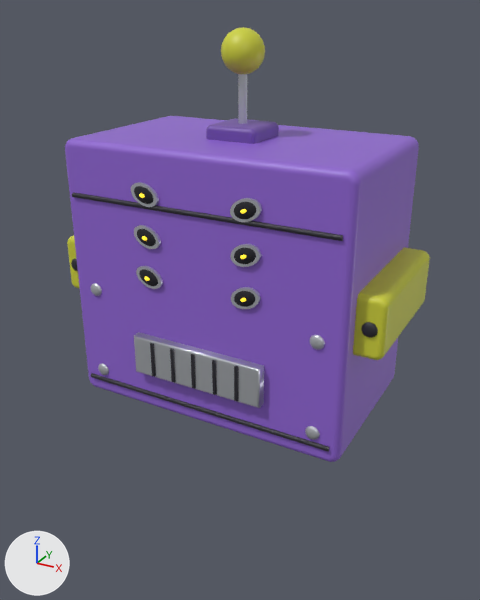
The glTF model robot/testdata/model-seed-3.glb as it was, and as the next commit left it.
Camera for both pictures: a 50 mm lens placed at (0.522, -0.958, 0.931), pointed at (0.046, -0.093, 0.498). The lights are fixed; the arrows at lower left show +X, +Y and +Z. The older version comes first. Where no turn or scale is listed for an object, it has been applied to the vertices.

Names of what the first picture shows: 'antenna-ball-0', 'antenna-base-0', 'ear-1', 'head', 'mouth', 'seam-0', 'seam-1' and 25 more.
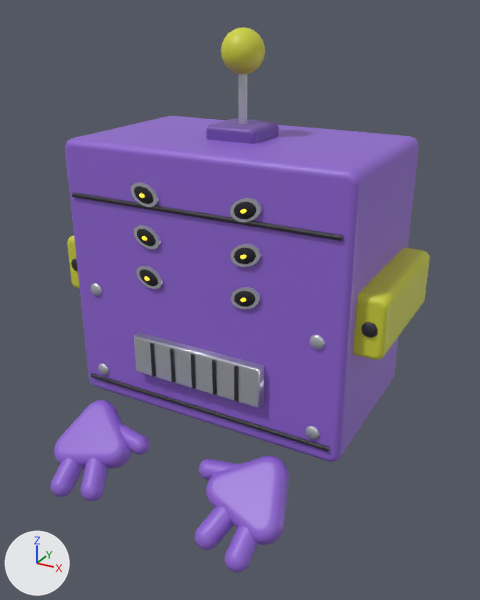
Location of each change, (x1, y1, x2, y2) in pixels of the pictures (480 x 600 px):
'hand-1', added (purple)
    after: (206, 456, 289, 545)
'hand-0', added (purple)
    after: (54, 400, 132, 468)
'finger-1-1', added (purple)
    after: (195, 506, 234, 550)
'finger-1-0', added (purple)
    after: (224, 526, 258, 573)
'finger-0-1', added (purple)
    after: (81, 458, 108, 501)
'finger-0-0', added (purple)
    after: (50, 458, 83, 497)
'thumb-0', added (purple)
    after: (119, 423, 150, 455)
'thumb-1', added (purple)
    after: (199, 459, 239, 480)

Diff of the bpy script that builds the scene:
```diff
--- a/robot/testdata/model-seed-3.glb.py
+++ b/robot/testdata/model-seed-3.glb.py
@@ me_thumb_1 @@
+me_thumb_1.from_pydata(...)  # 292 vertices, 576 faces; spans x 0.0506..0.1309, y -0.2488..-0.2092, z 0.2491..0.2863
+me_thumb_1.materials.append(mat_body)  # purple #9065d3
@@ me_finger_1_1 @@
+me_finger_1_1.from_pydata(...)  # 292 vertices, 576 faces; spans x 0.0907..0.1504, y -0.3287..-0.2451, z 0.1922..0.2637
+me_finger_1_1.materials.append(mat_body)  # purple #9065d3
@@ me_finger_1_0 @@
+me_finger_1_0.from_pydata(...)  # 292 vertices, 576 faces; spans x 0.1477..0.1889, y -0.3387..-0.2528, z 0.1852..0.2589
+me_finger_1_0.materials.append(mat_body)  # purple #9065d3
@@ me_hand_1 @@
+me_hand_1.from_pydata(...)  # 270 vertices, 536 faces; spans x 0.078..0.2139, y -0.3007..-0.1858, z 0.2105..0.3049
+me_hand_1.materials.append(mat_body)  # purple #9065d3
@@ me_thumb_0 @@
+me_thumb_0.from_pydata(...)  # 292 vertices, 576 faces; spans x -0.1309..-0.0506, y -0.2488..-0.2092, z 0.2491..0.2863
+me_thumb_0.materials.append(mat_body)  # purple #9065d3
@@ me_finger_0_1 @@
+me_finger_0_1.from_pydata(...)  # 292 vertices, 576 faces; spans x -0.1504..-0.0907, y -0.3287..-0.2451, z 0.1922..0.2637
+me_finger_0_1.materials.append(mat_body)  # purple #9065d3
@@ me_finger_0_0 @@
+me_finger_0_0.from_pydata(...)  # 292 vertices, 576 faces; spans x -0.1889..-0.1477, y -0.3387..-0.2528, z 0.1852..0.2589
+me_finger_0_0.materials.append(mat_body)  # purple #9065d3
@@ me_hand_0 @@
+me_hand_0.from_pydata(...)  # 270 vertices, 536 faces; spans x -0.2139..-0.078, y -0.3007..-0.1858, z 0.2105..0.3049
+me_hand_0.materials.append(mat_body)  # purple #9065d3
@@ ob_thumb_1 @@
+ob_thumb_1 = bpy.data.objects.new('thumb-1', me_thumb_1)
+ob_thumb_1.location = (0.0, 0.0, 0.0)
@@ ob_finger_1_1 @@
+ob_finger_1_1 = bpy.data.objects.new('finger-1-1', me_finger_1_1)
+ob_finger_1_1.location = (0.0, 0.0, 0.0)
@@ ob_finger_1_0 @@
+ob_finger_1_0 = bpy.data.objects.new('finger-1-0', me_finger_1_0)
+ob_finger_1_0.location = (0.0, 0.0, 0.0)
@@ ob_hand_1 @@
+ob_hand_1 = bpy.data.objects.new('hand-1', me_hand_1)
+ob_hand_1.location = (0.0, 0.0, 0.0)
@@ ob_thumb_0 @@
+ob_thumb_0 = bpy.data.objects.new('thumb-0', me_thumb_0)
+ob_thumb_0.location = (0.0, 0.0, 0.0)
@@ ob_finger_0_1 @@
+ob_finger_0_1 = bpy.data.objects.new('finger-0-1', me_finger_0_1)
+ob_finger_0_1.location = (0.0, 0.0, 0.0)
@@ ob_finger_0_0 @@
+ob_finger_0_0 = bpy.data.objects.new('finger-0-0', me_finger_0_0)
+ob_finger_0_0.location = (0.0, 0.0, 0.0)
@@ ob_hand_0 @@
+ob_hand_0 = bpy.data.objects.new('hand-0', me_hand_0)
+ob_hand_0.location = (0.0, 0.0, 0.0)
```
